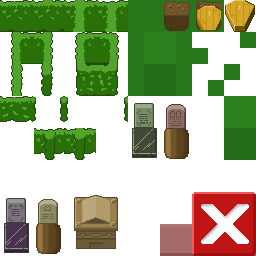
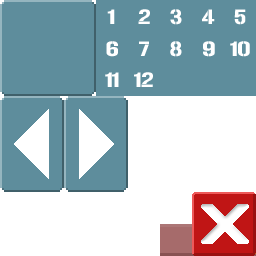
Revision of a layered 256x256 image; what changed, layer by layer:
added group "UI" with 22 layers above "warp" over [0, 0, 256, 254]
added layer "Layer 13" in group "UI" over [14, 109, 49, 179]
added layer "Layer 13 copy" in group "UI" over [79, 109, 114, 179]
added layer "Layer 10" in group "UI" over [0, 0, 128, 192]
added group "numbers" with 15 layers in group "UI" over [96, 0, 256, 192]
added layer "10" in group "numbers" over [230, 41, 250, 57]
added layer "2" in group "numbers" over [138, 9, 150, 24]
added layer "8" in group "numbers" over [170, 41, 182, 57]
added layer "7" in group "numbers" over [139, 41, 149, 56]
added layer "5" in group "numbers" over [234, 9, 246, 25]
added layer "4" in group "numbers" over [202, 9, 215, 24]
added layer "3" in group "numbers" over [170, 9, 182, 25]
added layer "1" in group "numbers" over [107, 9, 115, 24]
added layer "6" in group "numbers" over [106, 41, 118, 57]
added layer "9" in group "numbers" over [203, 41, 215, 57]
added layer "11" in group "numbers" over [105, 72, 119, 87]
added layer "12" in group "numbers" over [134, 72, 153, 87]
added layer "Layer 12 copy" in group "numbers" over [96, 0, 256, 96]
added layer "Layer 14" in group "numbers" over [148, 106, 189, 159]
hid group "hospital_set" (4 layers) over [0, 0, 256, 254]
hid group "cemetry_set" (2 layers) over [0, 0, 256, 254]
